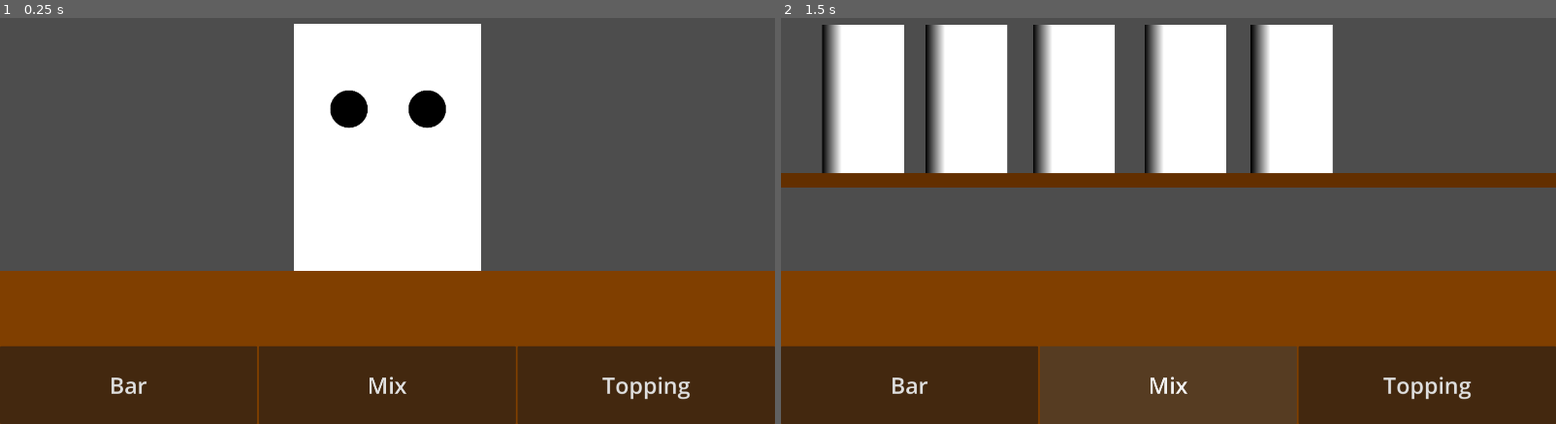
Above: before the commit, frames 1-2 (left to right).
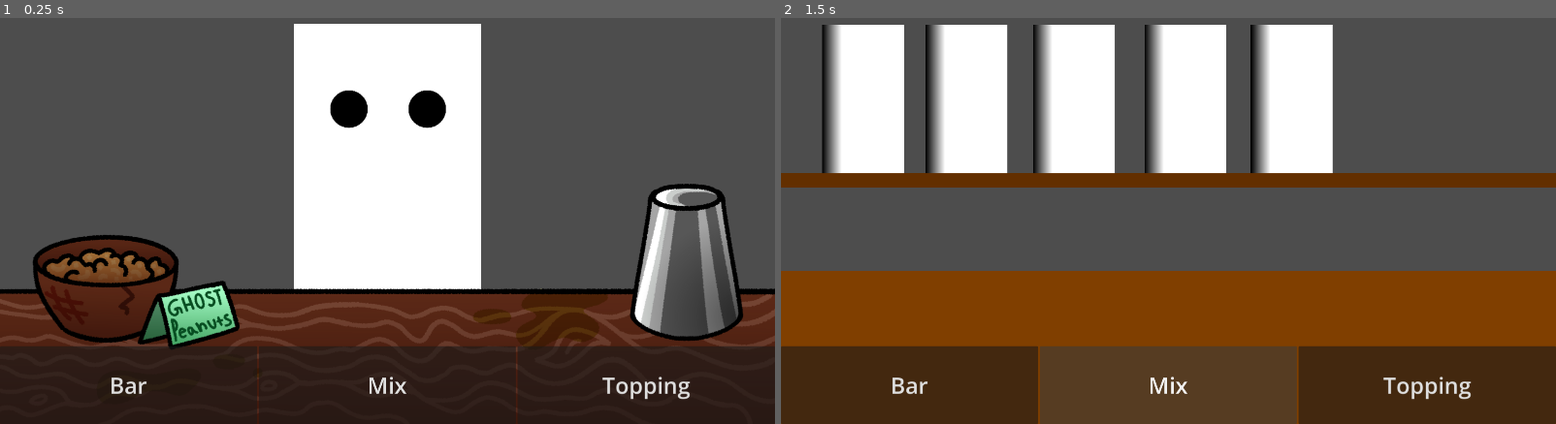
Above: after the commit, the same moments.

Repository: ChoppingChungy/spirit-game
Game: Godot game, scene res://src/scenes/main_game.tscn
Two runs of this game, one before a commit and one after it. Both use one fixed random seed, a clock stepped at 60 frames per second and the inputs below.
Inputs:
- Up to frame 1 (0.25 s): no input
- Up to frame 2 (1.5 s): click "Bar" at 0.5 s; click "Mix" at 1.25 s

The runs differ from the first frame. In frame 1, 27% of the frame differs, in the area x 0-100%, y 40-100%; in frame 2, nothing differs.

Commit message:
Added new bar resource

Diff:
--- a/src/scenes/bar.tscn
+++ b/src/scenes/bar.tscn
@@ -1,4 +1,6 @@
 [gd_scene format=3 uid="uid://bvkn4awiardov"]
+
+[ext_resource type="Texture2D" uid="uid://dn3e0xx6flke7" path="res://src/resources/images/Bar_Top.png" id="1_d4wn3"]
 
 [sub_resource type="Gradient" id="Gradient_0cvp5"]
 offsets = PackedFloat32Array(1)
@@ -6,13 +8,6 @@
 
 [sub_resource type="GradientTexture1D" id="GradientTexture1D_s7rlf"]
 gradient = SubResource("Gradient_0cvp5")
-
-[sub_resource type="Gradient" id="Gradient_21xd2"]
-offsets = PackedFloat32Array(1)
-colors = PackedColorArray(0.5, 0.24563241, 0, 1)
-
-[sub_resource type="GradientTexture1D" id="GradientTexture1D_s7wsd"]
-gradient = SubResource("Gradient_21xd2")
 
 [sub_resource type="Gradient" id="Gradient_d4wn3"]
 offsets = PackedFloat32Array(0.9879808, 1)
@@ -31,9 +26,7 @@
 texture = SubResource("GradientTexture1D_s7rlf")
 
 [node name="Bar" type="Sprite2D" parent="." unique_id=1441951464]
-position = Vector2(0, 700)
-scale = Vector2(7.5, 385.178)
-texture = SubResource("GradientTexture1D_s7wsd")
+texture = ExtResource("1_d4wn3")
 centered = false
 
 [node name="Eye" type="Sprite2D" parent="." unique_id=1595170375]
Binary file added: src/resources/images/Bar_Top.png
Not shown, added: src/resources/images/Bar_Top.png.import
